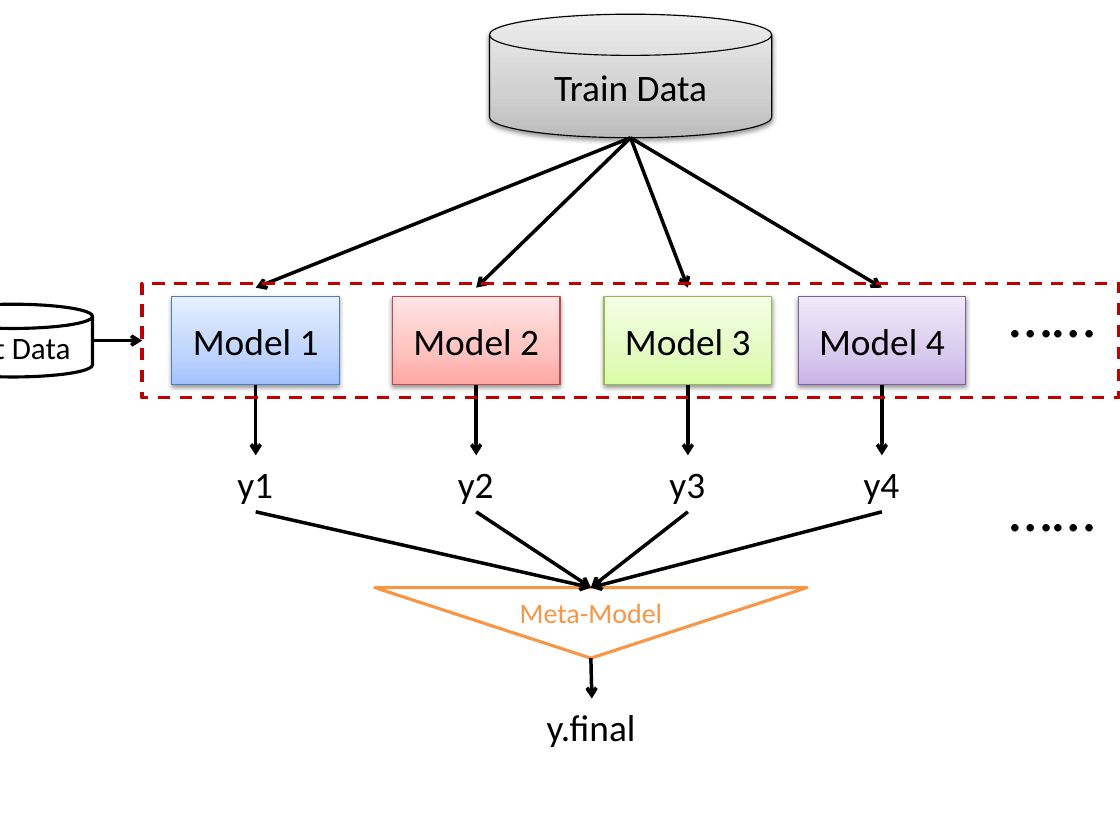
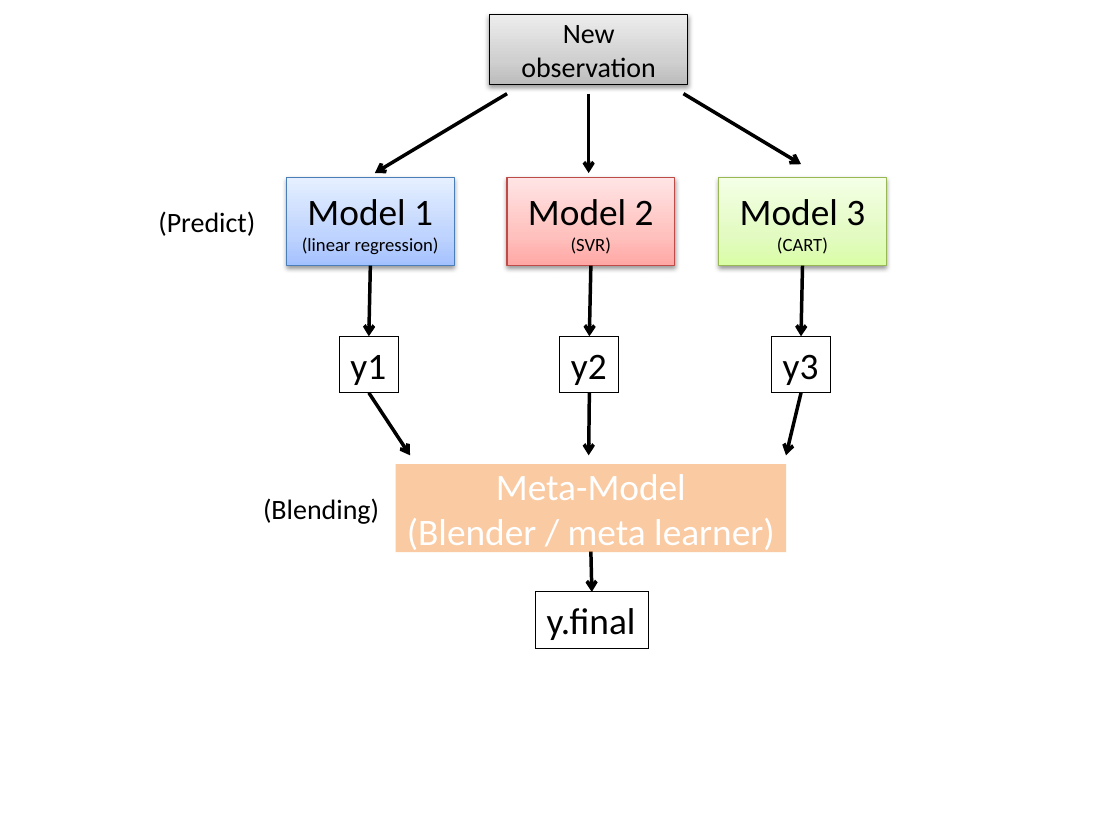
Before and after one commit to skydome20/R-Notes, a slide deck: slide 3 of R16/Pictures.pptx. Drawn at 1120x840 pixels with LibreOffice and Linux fonts; fonts in the diff are those of the drawing. Boxes give left, top, right and bottom in pixels: in the first picture for what was removed or moved away, otherwise in the second. Text is boxed around its words. In the diff, an @@ line names an element or a change of style, - is before the commit and + after.

```diff
--- a/R16/Pictures.pptx
+++ b/R16/Pictures.pptx
@@ cylinder removed at (489, 15, 772, 138) @@
-Train Data
@@ rectangle added at (489, 15, 688, 85), fill gradient #BDBDBD to #D1D1D1 to #EEEEEE, outline #000000 0.75 pt, 18 pt, text #000000 @@
+New observation
@@ arrow moved from (631, 138) - (255, 288) to (507, 94) - (375, 174) @@
@@ arrow moved from (631, 138) - (476, 288) to (589, 94) - (589, 174) @@
@@ arrow moved from (631, 138) - (688, 288) to (683, 94) - (801, 165) @@
@@ arrow removed from (631, 138) to (881, 288) @@
@@ text added at (158, 211, 255, 236), 18 pt, text #000000 @@
+(Predict)
@@ text in rectangle at (302, 237, 439, 254): paragraph added @@
+(linear regression)
@@ text in rectangle at (571, 237, 611, 254): paragraph added @@
+(SVR)
@@ text in rectangle at (777, 237, 828, 254): paragraph added @@
+(CART)
@@ 6 rectangles, 3 arrows: place and size @@
-6 rectangles, 3 arrows at (172, 297, 772, 504)
+6 rectangles, 3 arrows at (287, 178, 887, 392)
@@ rectangle removed at (142, 283, 1119, 398) @@
@@ rectangle removed at (799, 297, 967, 385) @@
-Model 4
@@ text removed at (998, 270, 1120, 356) @@
-……
@@ cylinder removed at (0, 305, 93, 377) @@
-Test Data
@@ arrow removed from (93, 340) to (142, 340) @@
@@ outline none to #000000 0.75 pt in 4 elements at (535, 591, 648, 647), (339, 336, 398, 392), (772, 336, 830, 392), (560, 336, 618, 392) @@
@@ arrow removed from (881, 385) to (881, 455) @@
@@ arrow moved from (255, 512) - (591, 588) to (368, 393) - (410, 455) @@
@@ arrow moved from (476, 512) - (591, 588) to (589, 393) - (589, 455) @@
@@ arrow moved from (688, 512) - (591, 588) to (801, 393) - (786, 455) @@
@@ rectangle added at (395, 464, 785, 552), fill #F79646 at 50% opacity, 24 pt, text #FFFFFF @@
+Meta-Model
+(Blender / meta learner)
@@ text removed at (864, 474, 900, 504) @@
-y4
@@ text removed at (998, 464, 1120, 550) @@
-……
@@ text added at (263, 498, 379, 524), 18 pt, text #000000 @@
+(Blending)
@@ arrow removed from (881, 512) to (591, 588) @@
@@ arrow moved from (591, 659) - (591, 699) to (591, 551) - (591, 591) @@
@@ triangle removed at (375, 588, 808, 659) @@
@@ rectangle "y.final": place and size @@
-rectangle "y.final" at (547, 715, 636, 747)
+rectangle "y.final" at (535, 591, 648, 647)
@@ text removed at (520, 603, 662, 623) @@
-Meta-Model
```
Also in this commit, not shown: 1 other slide changed, 1 slide added, 8 other files.
